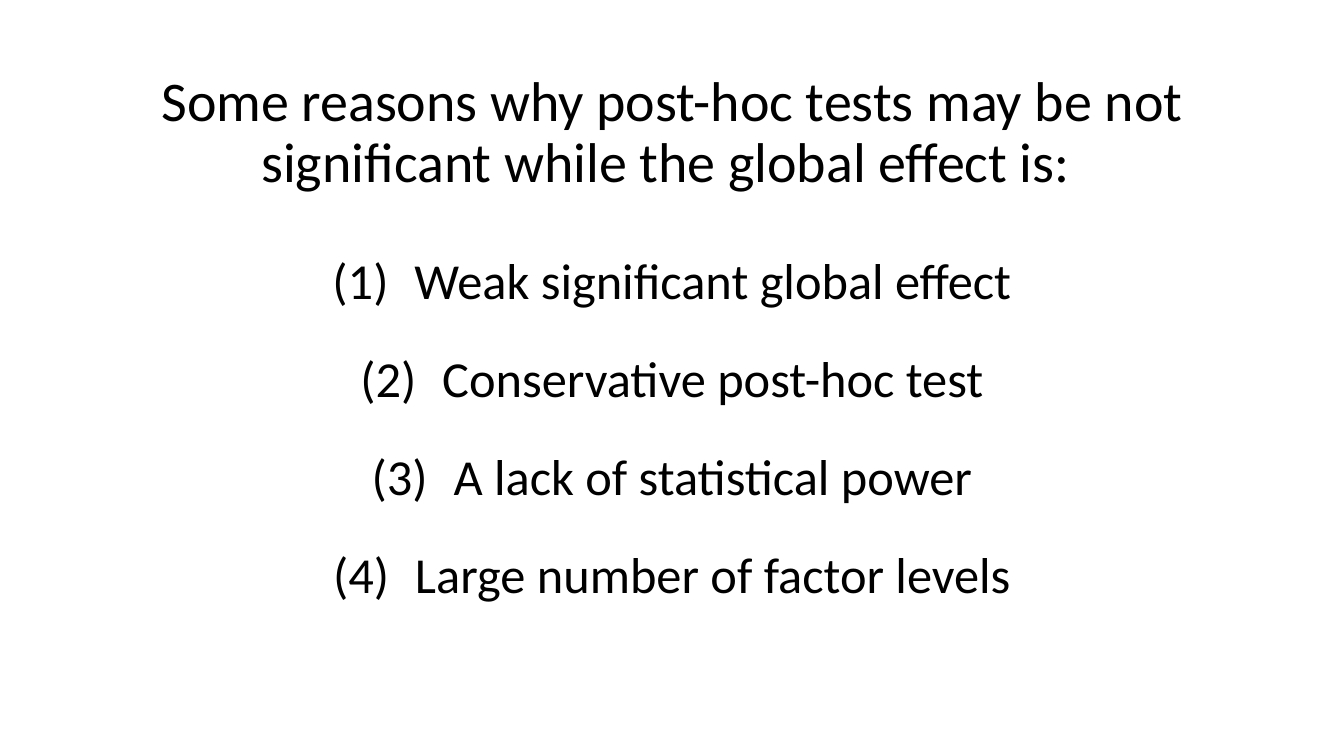
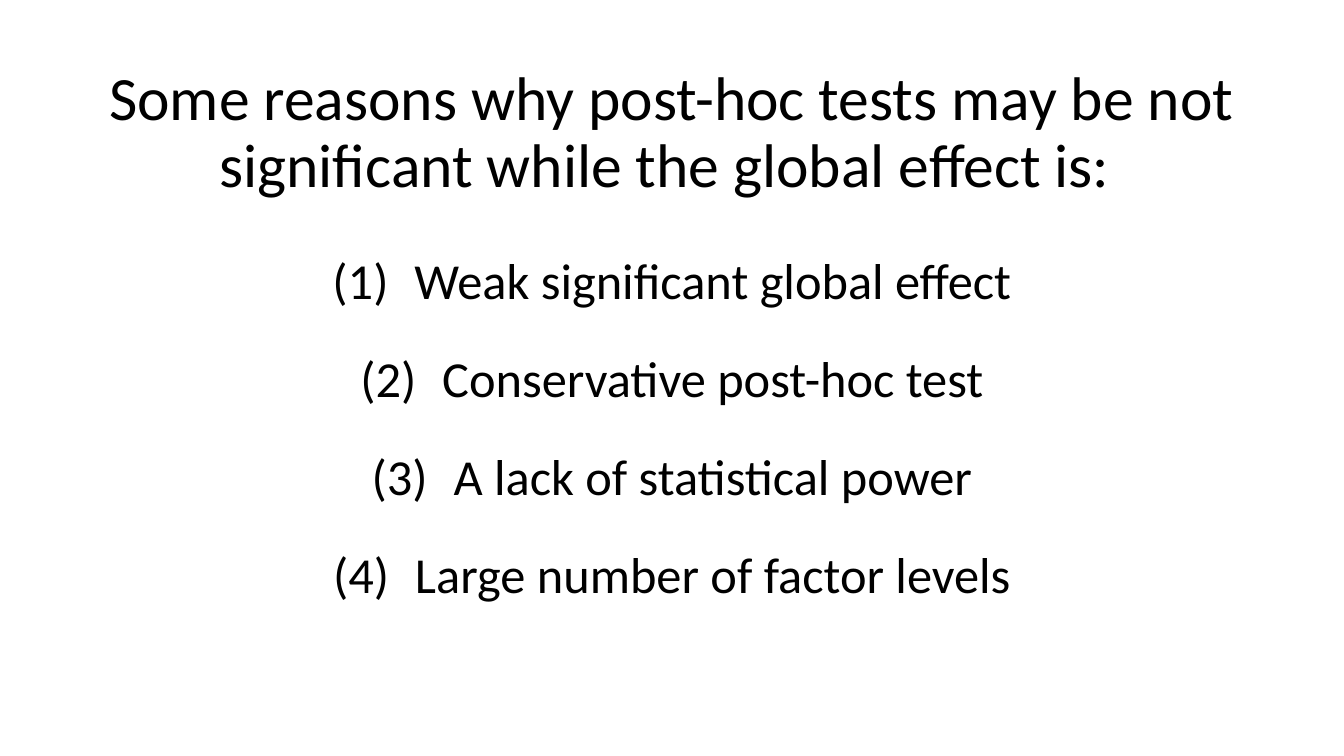
Before and after one commit to tiffanydho/ENT_research, a slide deck: slide 14 of ERAS_Linguistics/ERAS_race_report.pptx (slide 13 before the commit). Drawn at 1344x756 pixels with LibreOffice and Linux fonts; fonts in the diff are those of the drawing. Boxes give left, top, right and bottom in pixels: in the first picture for what was removed or moved away, otherwise in the second. Text is boxed around its words. In the diff, an @@ line names an element or a change of style, - is before the commit and + after.

```diff
--- a/ERAS_Linguistics/ERAS_race_report.pptx
+++ b/ERAS_Linguistics/ERAS_race_report.pptx
@@ title "Some reasons why post-hoc tests ..." at bbox=[109, 77, 1233, 198]: size 40 to 44 pt @@
```
Also in this commit, not shown: 8 other slides changed, 38 slides added, 1 slide removed, 6 other files.
